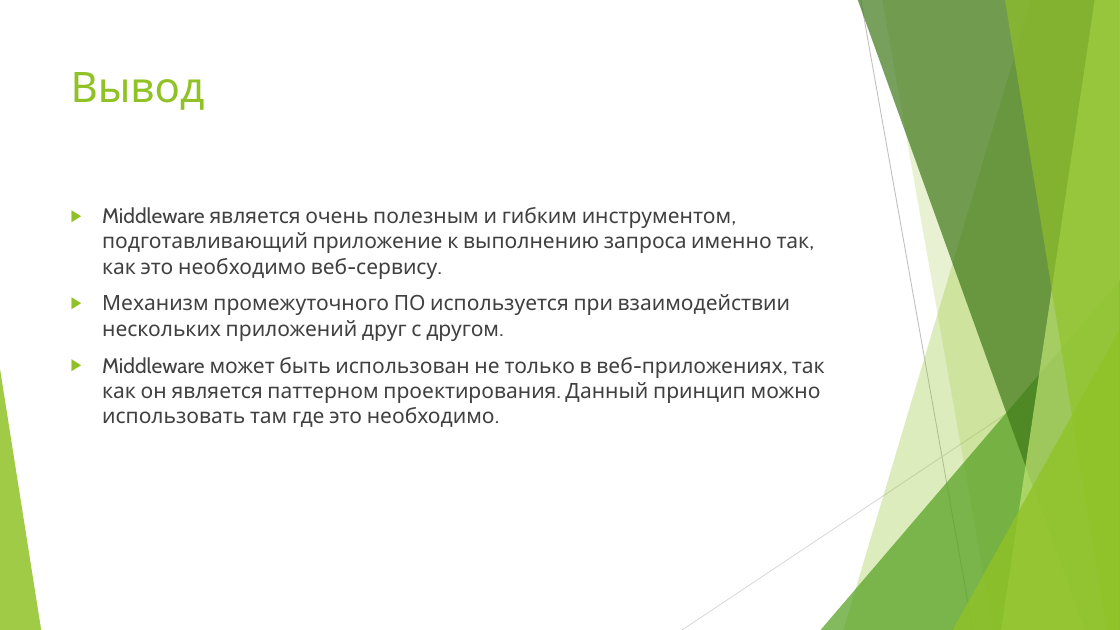
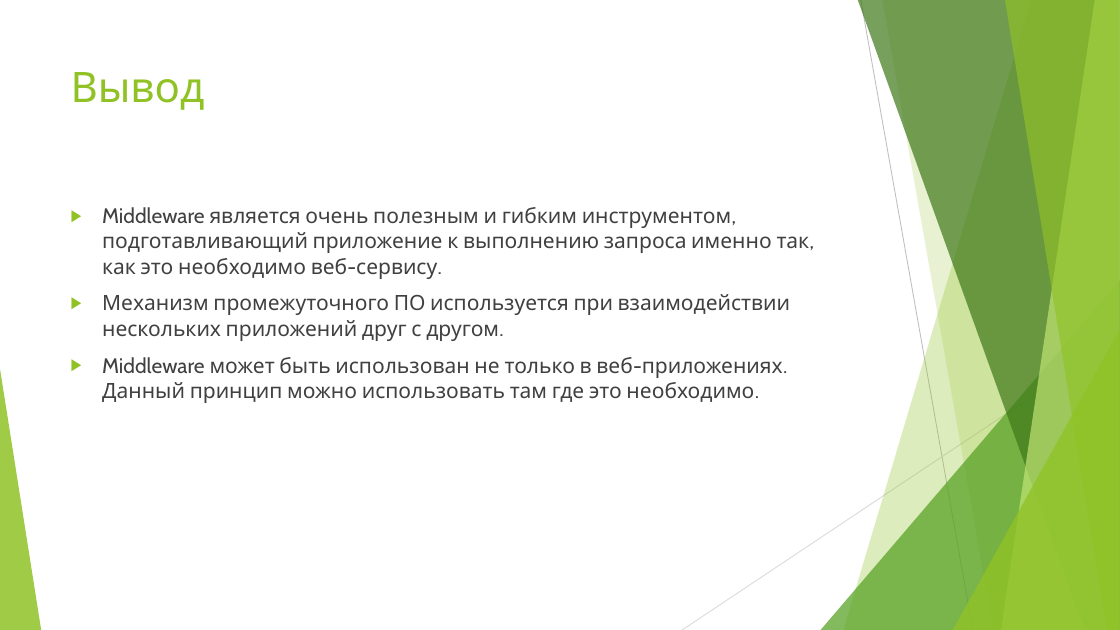
Before and after one commit to ArtiomCiobanu/UniversityStuff, a slide deck: slide 9 of Semester 5/Cloud/Cloud доклад Чобану Артём I1902.pptx. Drawn at 1120x630 pixels with LibreOffice and Linux fonts; fonts in the diff are those of the drawing. Boxes give left, top, right and bottom in pixels: in the first picture for what was removed or moved away, otherwise in the second. Text is boxed around its words. In the diff, an @@ line names an element or a change of style, - is before the commit and + after.

```diff
--- a/Semester 5/Cloud/Cloud доклад Чобану Артём I1902.pptx
+++ b/Semester 5/Cloud/Cloud доклад Чобану Артём I1902.pptx
@@ text at [102, 357, 783, 403]: text changed @@
-▶ Middleware может быть использован не только в веб-приложениях, так как он является паттерном проектирования. Данный принцип можно использовать там где это необходимо.
+▶ Middleware может быть использован не только в веб-приложениях. Данный принцип можно использовать там где это необходимо.
```
Also in this commit, not shown: 2 slides added.
